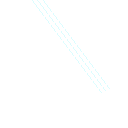
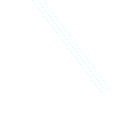
Layered file, before and after one edit (128px x 128px). Changes by layer:
added layer "Layer 2" (50%) above "Layer 1" over [left=33, top=0, right=108, bottom=91]
hid "Layer 1" over [left=33, top=0, right=108, bottom=91]
